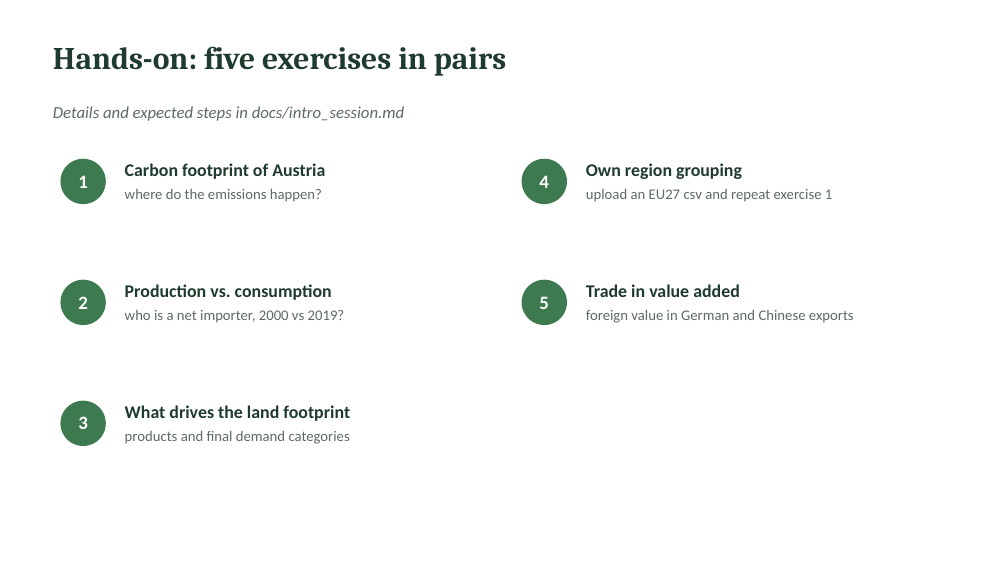
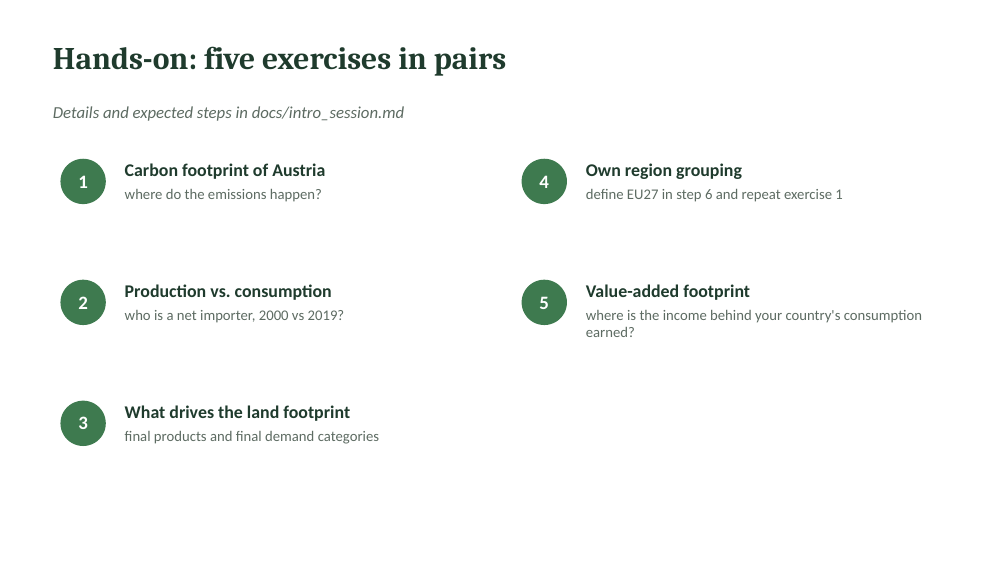
Before and after one commit to Hanspeter85/GLORIApp, a slide deck: slide 10 of docs/GLORIApp_intro.pptx. Drawn at 1008x567 pixels with LibreOffice and Linux fonts; fonts in the diff are those of the drawing. Boxes give left, top, right and bottom in pixels: in the first picture for what was removed or moved away, otherwise in the second. Text is boxed around its words. In the diff, an @@ line names an element or a change of style, - is before the commit and + after.

```diff
--- a/docs/GLORIApp_intro.pptx
+++ b/docs/GLORIApp_intro.pptx
@@ text at box(586, 189, 842, 202): text changed @@
-upload an EU27 csv and repeat exercise 1
+define EU27 in step 6 and repeat exercise 1
@@ text at box(586, 284, 922, 337): text changed @@
-Trade in value added
-foreign value in German and Chinese exports
+Value-added footprint
+where is the income behind your country's consumption earned?
@@ text at box(125, 431, 379, 444): text changed @@
-products and final demand categories
+final products and final demand categories
```
Also in this commit, not shown: 4 other slides changed, 8 other files.
